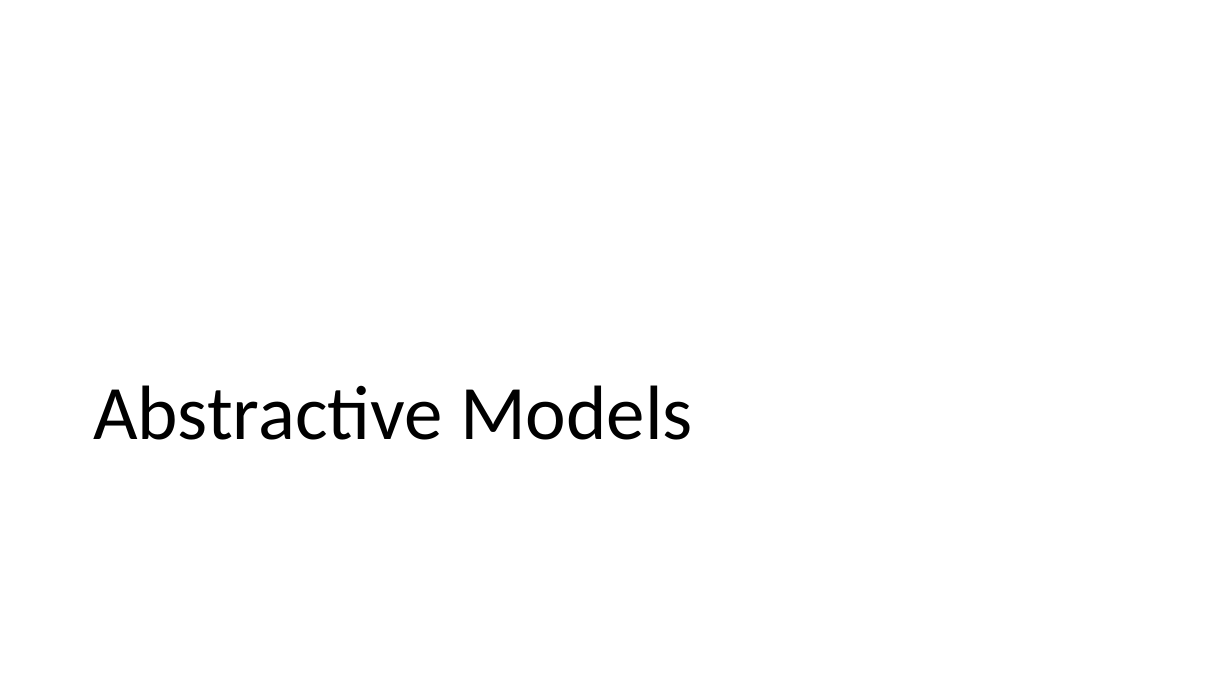
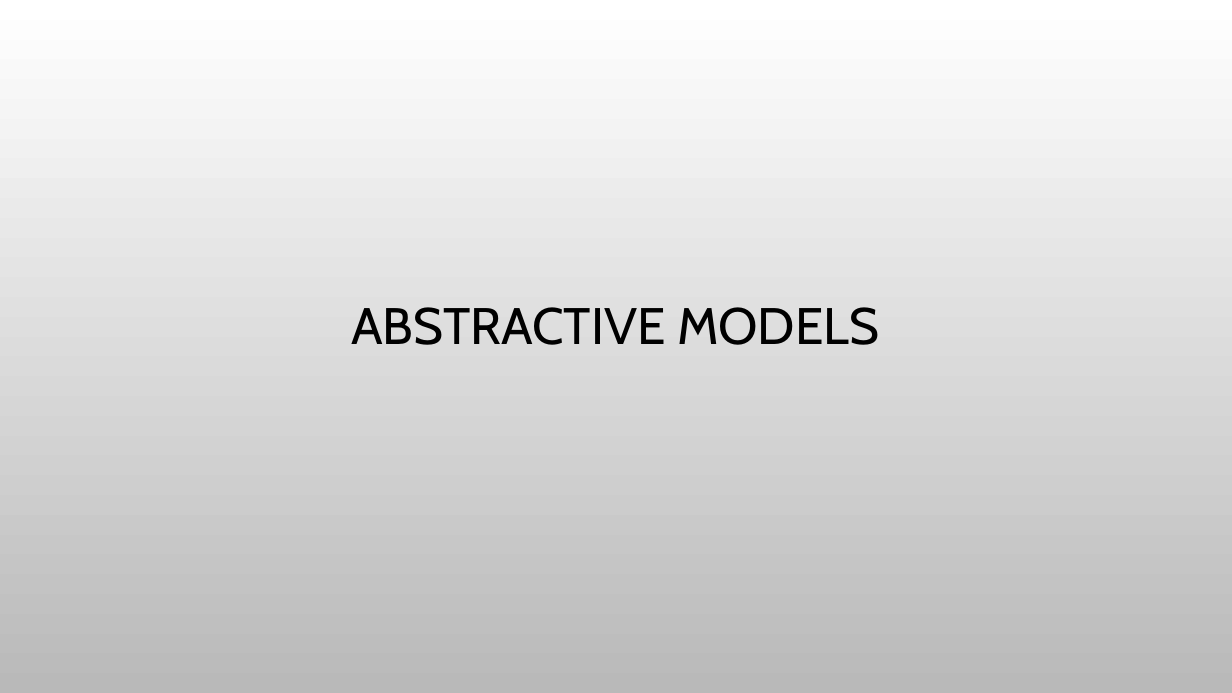
Before and after one commit to rotznmu/movie_summarization_capstone, a slide deck: slide 10 of Text Summarization.pptx (slide 14 before the commit). Drawn at 1232x693 pixels with LibreOffice and Linux fonts; fonts in the diff are those of the drawing; background and template pictures are left out. Boxes give left, top, right and bottom in pixels: in the first picture for what was removed or moved away, otherwise in the second. Text is boxed around its words. In the diff, an @@ line names an element or a change of style, - is before the commit and + after.

```diff
--- a/Text Summarization.pptx
+++ b/Text Summarization.pptx
@@ background #FFFFFF to picture (left out) @@
@@ title at bbox=[351, 307, 879, 345]: text changed; size 60 to 40 pt; font Calibri to Cabin @@
-Abstractive Models
+ABSTRACTIVE MODELS
```
Also in this commit, not shown: 8 other slides changed, 10 slides added, 10 slides removed, 1 other file.
